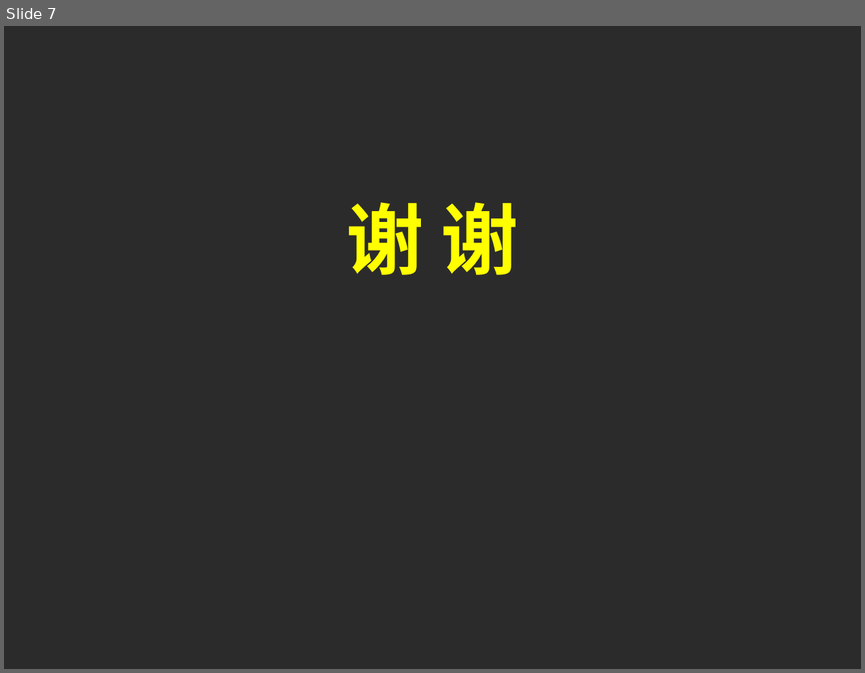
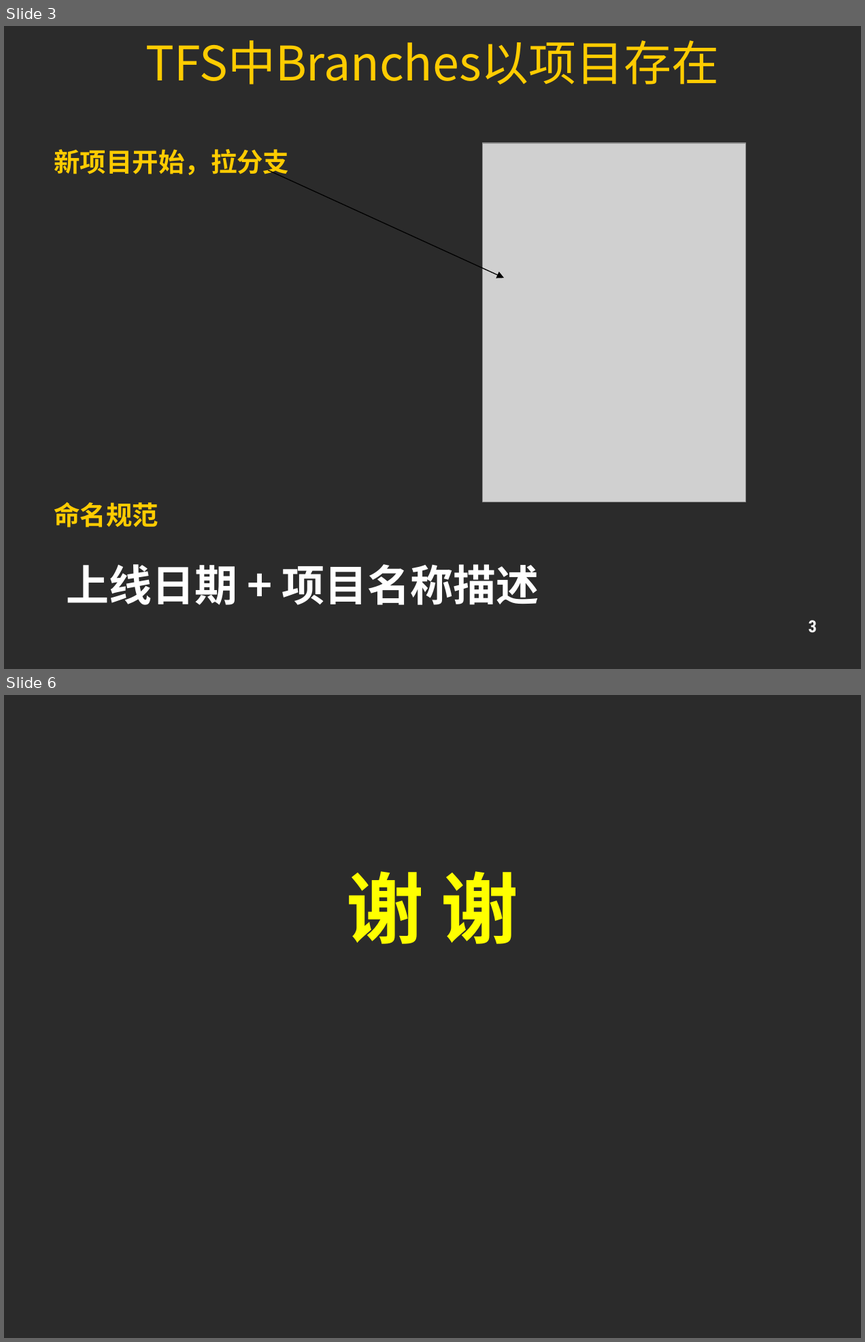
Before and after one commit to rockhe168/MyDocument, a slide deck: PPT/Ctrip/TFS规则.ppt. Shown one above the other, each under a label of ours: slide 7 before the commit, slides 3 and 6 after it; the slides between them are not shown. The pictures are 865x673 and 865x1342 pixels, drawn with LibreOffice and Linux fonts; fonts in the diff are those of the drawing; grey boxes stand for pictures; background and template pictures are left out; a plain dark background stands for a picture behind light text. Boxes give left, top, right and bottom in pixels: in the first picture for what was removed or moved away, otherwise in the second. Text is boxed around its words. In the diff, an @@ line names an element or a change of style, - is before the commit and + after.

```diff
--- a/PPT/Ctrip/TFS规则.ppt
+++ b/PPT/Ctrip/TFS规则.ppt
@@ slide 3 added at (4, 26, 861, 669), background picture (left out) @@
@@ title added at (145, 40, 719, 84), 40 pt, text #FFCC00 @@
+TFS中Branches以项目存在
@@ picture added at (482, 144, 745, 503) @@
@@ text added at (54, 149, 290, 179), 22 pt, text #FFCC00, bold @@
+新项目开始，拉分支
@@ arrow added from (268, 170) to (504, 278), #000000 0.74 pt @@
@@ text added at (54, 502, 159, 527), 22 pt, text #FFCC00, bold @@
+命名规范
@@ text added at (66, 564, 539, 605), 36 pt, text #FFFFFF, bold @@
+上线日期 + 项目名称描述
@@ page number added at (808, 620, 817, 633), 14 pt, text #FFFFFF, bold @@
+3
@@ what was slide 7 is now slide 6 @@
```
Also in this commit, not shown: 1 slide changed, 3 other slides added, 5 slides removed, 10 other files.
